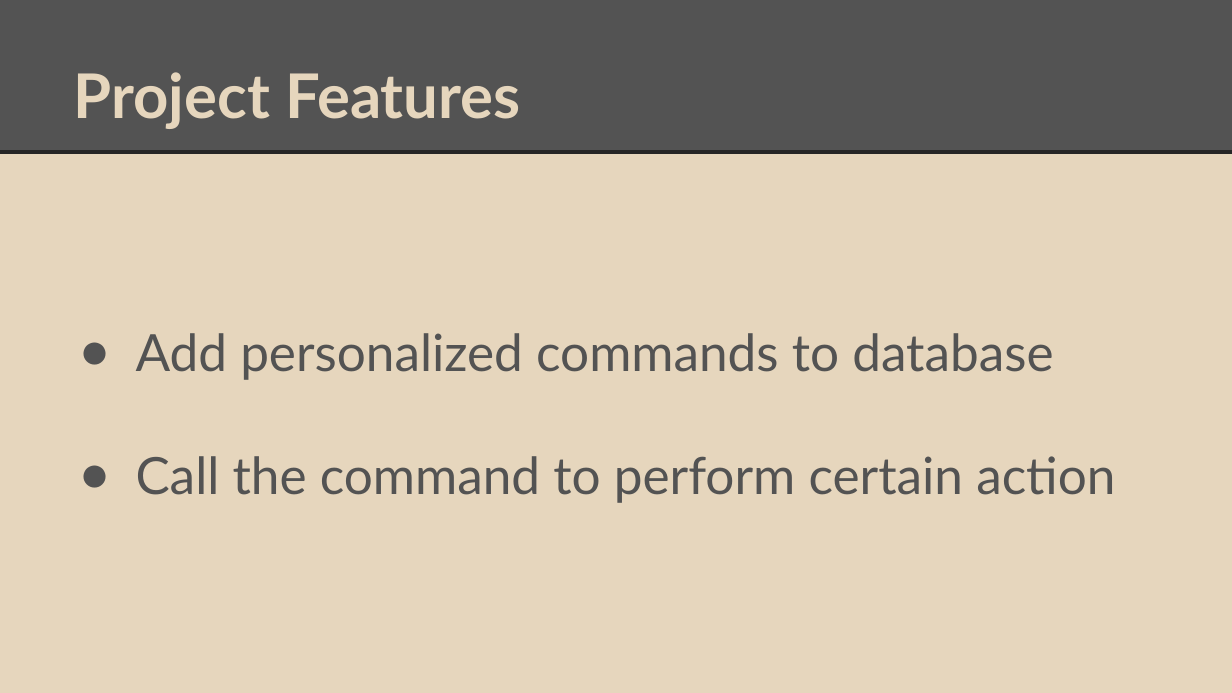
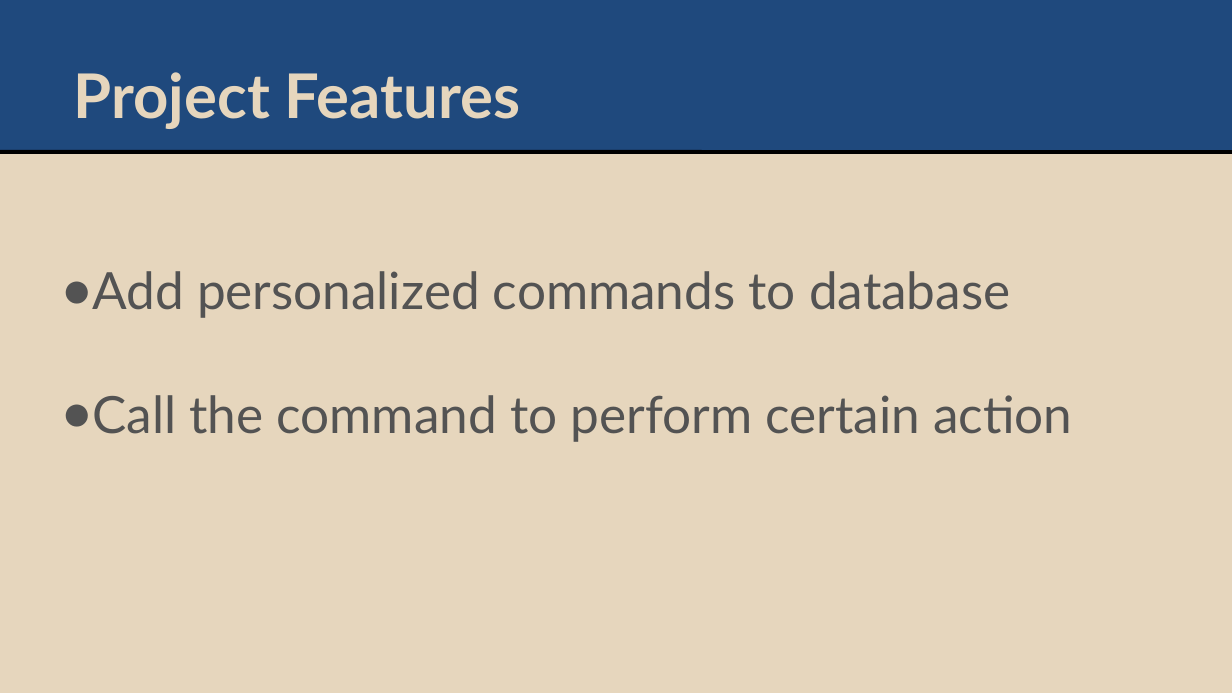
Before and after one commit to paritosh-gupta/AI_valet_CS-275-drexel, a slide deck: slide 6 of CS275-Projcet.pptx (slide 5 before the commit). Drawn at 1232x693 pixels with LibreOffice and Linux fonts; fonts in the diff are those of the drawing. Boxes give left, top, right and bottom in pixels: in the first picture for what was removed or moved away, otherwise in the second. Text is boxed around its words. In the diff, an @@ line names an element or a change of style, - is before the commit and + after.

```diff
--- a/CS275-Projcet.pptx
+++ b/CS275-Projcet.pptx
@@ rectangle at [0, 0, 1232, 152]: fill #535353 to #1F497D @@
@@ line (0, 152) - (1232, 152): stroke #262626 2.25 pt to #000000 2.24 pt @@
@@ text "Add personalized commands to database": place and size @@
-text "Add personalized commands to database" at [136, 333, 1115, 503]
+text "Add personalized commands to database" at [92, 271, 1072, 442]
@@ text "Add personalized commands to database" at [92, 271, 1072, 442]: indent changed @@
```
Also in this commit, not shown: 6 other slides changed, 4 slides added, 1 other file.
